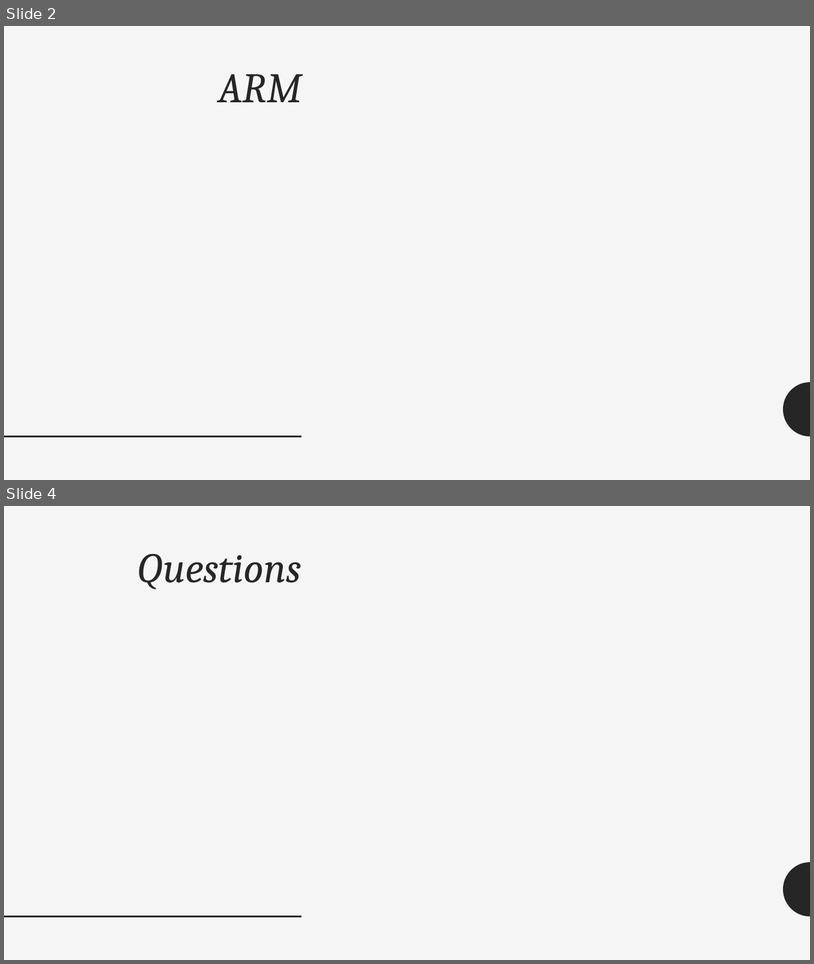
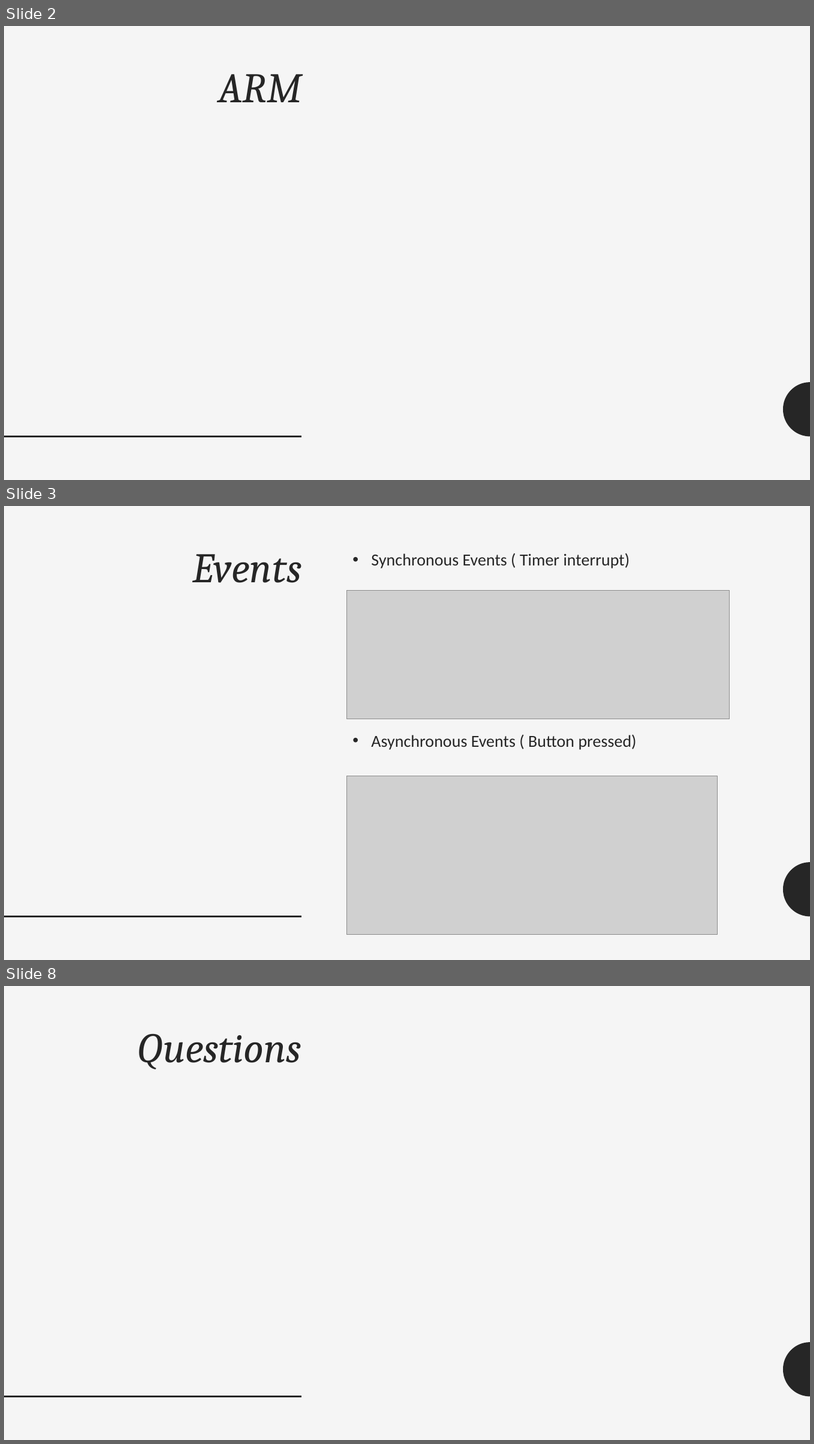
Before and after one commit to manuwira/intro_Team6, a slide deck: PräsentationIntro.pptx. Shown one above the other, each under a label of ours: slides 2 and 4 before the commit, slides 2, 3 and 8 after it; the slides between them are not shown. The pictures are 814x964 and 814x1444 pixels, drawn with LibreOffice and Linux fonts; fonts in the diff are those of the drawing; grey boxes stand for pictures. Boxes give left, top, right and bottom in pixels: in the first picture for what was removed or moved away, otherwise in the second. Text is boxed around its words. In the diff, an @@ line names an element or a change of style, - is before the commit and + after.

```diff
--- a/PräsentationIntro.pptx
+++ b/PräsentationIntro.pptx
@@ slide 3 added at (4,506,810,960), background #F5F5F5; not listed: 2 template elements that a slide beside it also shows @@
@@ title added at (192,554,302,583), 50 pt, text #262626, italic @@
+Events
@@ text added at (371,553,637,750), 20 pt, text #262626 @@
+• Synchronous Events ( Timer interrupt)
+• Asynchronous Events ( Button pressed)
@@ picture added at (347,590,730,718) @@
@@ picture added at (347,776,719,934) @@
@@ what was slide 4 is now slide 8 @@
```
Also in this commit, not shown: 1 slide changed, 3 other slides added.
